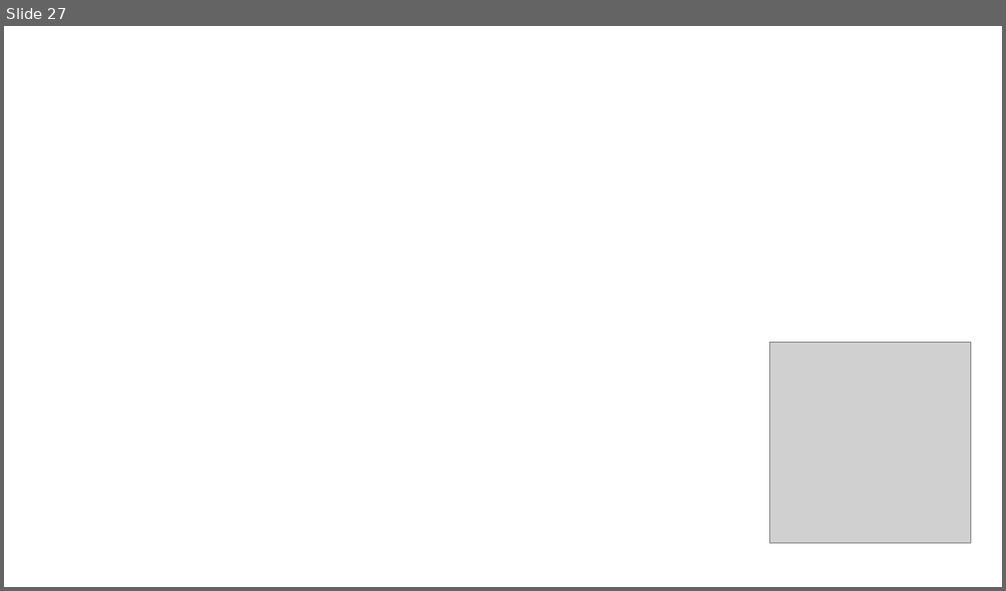
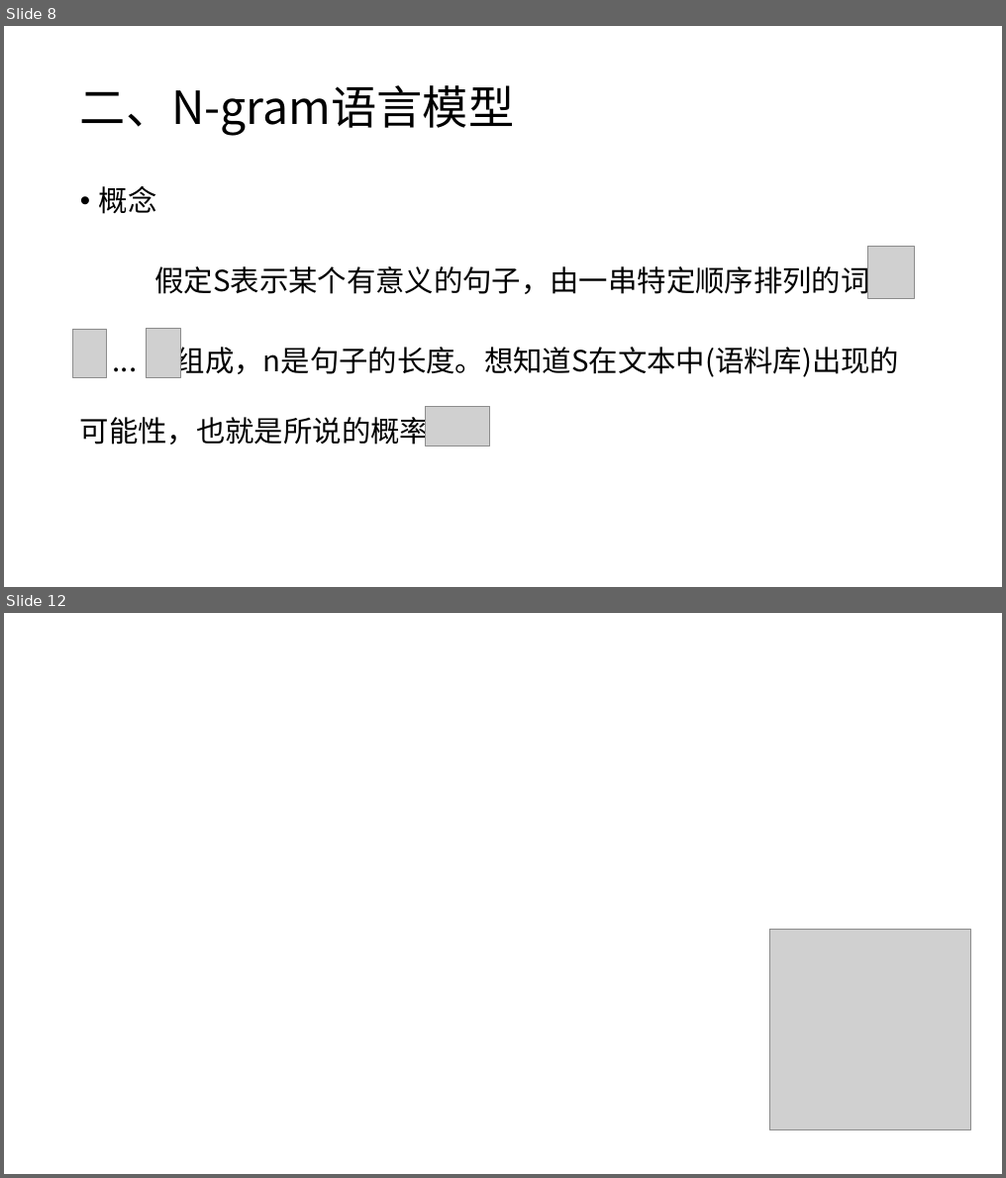
Before and after one commit to charlesXu86/Chatbot_CN, a slide deck: Chatbot_Doc/课程/NLP-4-语言模型.pptx. Shown one above the other, each under a label of ours: slide 27 before the commit, slides 8 and 12 after it; the slides between them are not shown. The pictures are 1006x591 and 1006x1178 pixels, drawn with LibreOffice and Linux fonts; fonts in the diff are those of the drawing; grey boxes stand for pictures; background and template pictures are left out. Boxes give left, top, right and bottom in pixels: in the first picture for what was removed or moved away, otherwise in the second. Text is boxed around its words. In the diff, an @@ line names an element or a change of style, - is before the commit and + after.

```diff
--- a/Chatbot_Doc/课程/NLP-4-语言模型.pptx
+++ b/Chatbot_Doc/课程/NLP-4-语言模型.pptx
@@ slide 8 added at bbox=[4, 26, 1002, 587], background #FFFFFF @@
@@ title added at bbox=[80, 85, 514, 136], 44 pt, text #000000 @@
+二、N-gram语言模型
@@ text added at bbox=[80, 186, 899, 447], 28 pt, text #000000 @@
+• 概念
+假定S表示某个有意义的句子，由一串特定顺序排列的词
+... 组成，n是句子的长度。想知道S在文本中(语料库)出现的可能性，也就是所说的概率 :
@@ picture added at bbox=[868, 247, 915, 298] @@
@@ picture added at bbox=[73, 329, 107, 378] @@
@@ picture added at bbox=[146, 329, 180, 378] @@
@@ picture added at bbox=[426, 406, 490, 446] @@
@@ what was slide 27 is now slide 12 @@
```
Also in this commit, not shown: 5 slides changed, 5 other slides added, 21 slides removed, 1 other file.
